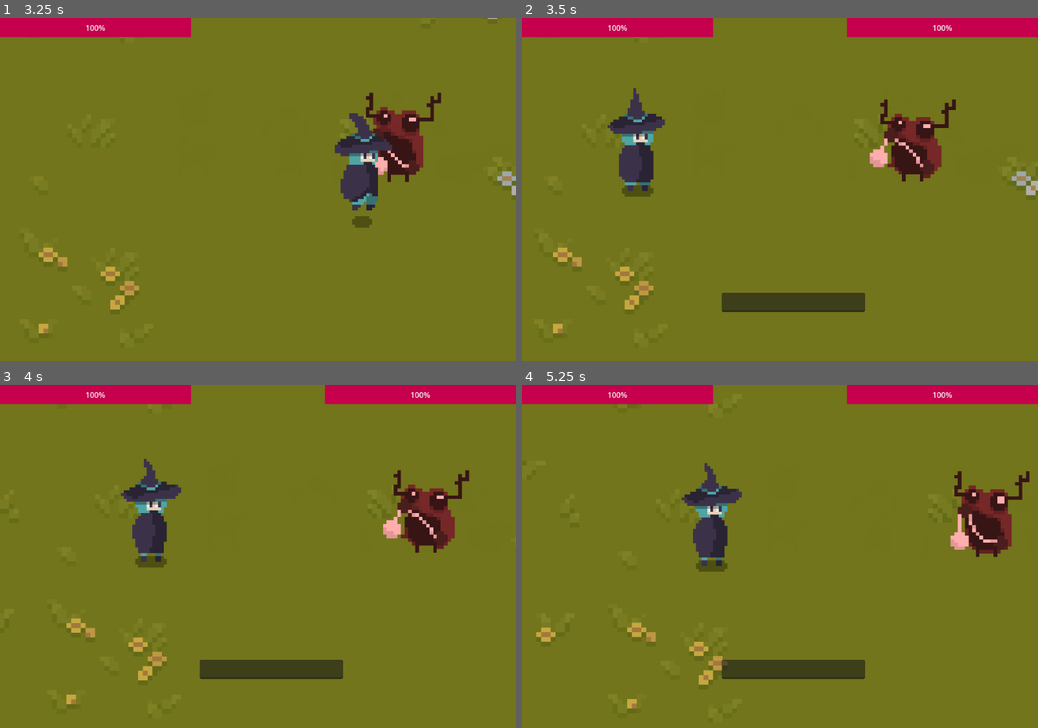
Above: before the commit, frames 1-4 (two rows, left to right).
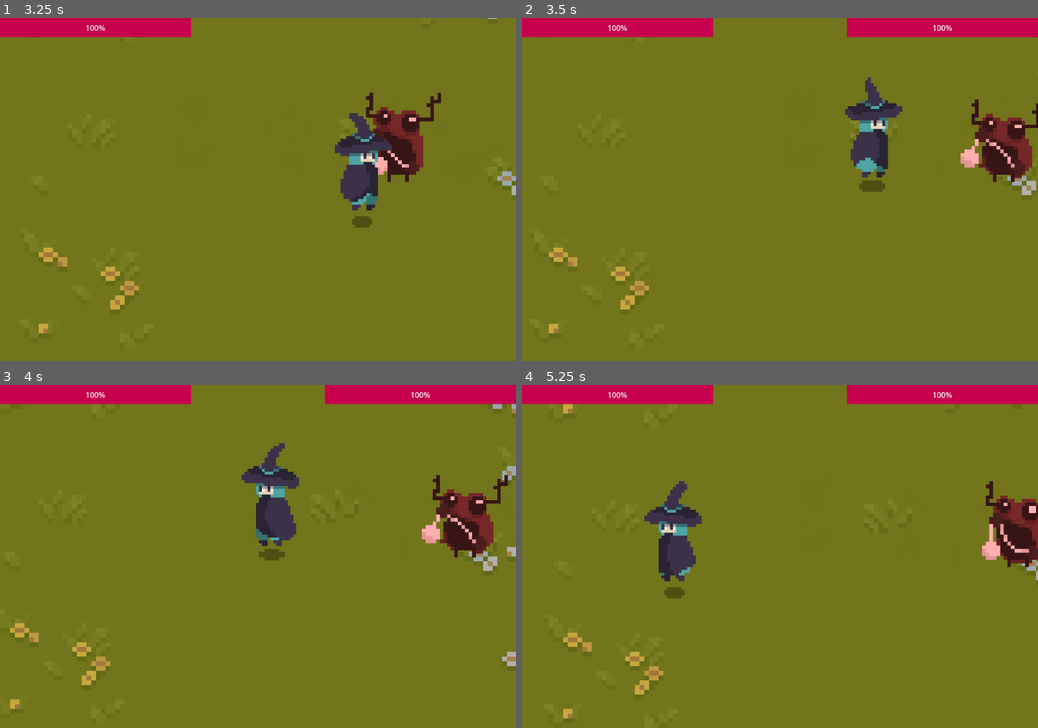
Above: after the commit, the same moments.

Repository: MRluUnity/GodotProject
Game: Godot game, scene res://scenes/main.tscn
The game is run twice, just before and just after one commit, with the same random seed, the same clock (stepped at 60 frames per second) and the same inputs. Before the commit the project starts from res://test/main_test.tscn.
Inputs (mouse positions are in pixels of both pictures, inside the frame that each line leads up to):
- Up to frame 1 (3.25 s): tap Enter (action_accept) at 0.5, 0.6, 1.35, 2.1, 2.85 s; move the mouse to (371, 172) at 0.52 s; hold D (action_right) 0.53-1.28 s; click (371, 172) at 0.67 s; move the mouse to (154, 206) at 1.27 s; hold S (action_down) 1.28-2.03 s; move the mouse to (309, 114) at 2.02 s; hold D (action_right) 2.03-2.78 s; move the mouse to (232, 258) at 2.77 s; hold W (action_up) from 2.78 s (still down); click (232, 258) at 2.92 s
- Up to frame 2 (3.5 s): keep holding W (action_up)
- Up to frame 3 (4 s): move the mouse to (412, 607) at 3.52 s; release W (action_up) at 3.53 s; hold A (action_left) from 3.53 s (still down); tap Enter (action_accept) at 3.6 s
- Up to frame 4 (5.25 s): move the mouse to (625, 505) at 4.27 s; tap Enter (action_accept) at 4.35, 5.1 s; move the mouse to (805, 556) at 5.02 s; release A (action_left) at 5.03 s; hold S (action_down) from 5.03 s (still down); click (805, 556) at 5.17 s

Frame 1 is identical in both runs. In frame 2, 9.3% of the frame differs, in the area x 5-100%, y 17-92%; in frame 3, 9.9%, in the area x 1-100%, y 5-95%; in frame 4, 9.2%.

Commit message:
改动了好多，但是出了点问题，这段时间把它重写一下

Diff:
--- a/project.godot
+++ b/project.godot
@@ -11,7 +11,7 @@
 [application]
 
 config/name="英语小游戏"
-run/main_scene="res://test/main_test.tscn"
+run/main_scene="res://scenes/main.tscn"
 config/features=PackedStringArray("4.1", "Forward Plus")
 config/icon="res://icon.svg"
 
--- a/test/control_test.tscn
+++ b/scenes/gui/edit.tscn
@@ -1,15 +1,15 @@
 [gd_scene load_steps=2 format=3 uid="uid://brm0n0do7bgx0"]
 
-[ext_resource type="Script" path="res://scripts/ui/control_test.gd" id="1_37caw"]
+[ext_resource type="Script" path="res://scripts/ui/edit.gd" id="1_a7p44"]
 
-[node name="Control" type="Control"]
+[node name="Edit" type="Control"]
 layout_mode = 3
 anchors_preset = 15
 anchor_right = 1.0
 anchor_bottom = 1.0
 grow_horizontal = 2
 grow_vertical = 2
-script = ExtResource("1_37caw")
+script = ExtResource("1_a7p44")
 
 [node name="LineEdit" type="LineEdit" parent="."]
 layout_mode = 1
--- a/test/main_test.gd
+++ b/scenes/main.gd
@@ -1,7 +1,7 @@
 extends Node2D
 
 
-@onready var pause_menu = $GUI/InputSettings
+# @onready var pause_menu = $GUI/InputSettings
 
 var game_paused = false
 
@@ -10,8 +10,8 @@
 		game_paused = !game_paused
 		if game_paused:
 			Engine.time_scale = 0
-			pause_menu.visible = true
+			# pause_menu.visible = true
 		else:
 			Engine.time_scale = 1
-			pause_menu.visible = false
+			# pause_menu.visible = false
 		get_tree().root.get_viewport().set_input_as_handled()
--- /dev/null
+++ b/scenes/main.tscn
@@ -0,0 +1,51 @@
+[gd_scene load_steps=8 format=3 uid="uid://bbext4nlbgtpu"]
+
+[ext_resource type="PackedScene" uid="uid://brm0n0do7bgx0" path="res://scenes/gui/edit.tscn" id="1_drten"]
+[ext_resource type="Script" path="res://scenes/main.gd" id="1_kgtl5"]
+[ext_resource type="PackedScene" uid="uid://g3g2f3adhwq4" path="res://scenes/world.tscn" id="1_lataw"]
+[ext_resource type="PackedScene" uid="uid://bov0x7w7w8ghw" path="res://scenes/enemy.tscn" id="2_8uyi8"]
+[ext_resource type="PackedScene" uid="uid://btuybav277gxg" path="res://scenes/gui/player_health_bar.tscn" id="2_eh23b"]
+[ext_resource type="PackedScene" uid="uid://dod37ps8ek8p4" path="res://scenes/player.tscn" id="3_kf6vj"]
+[ext_resource type="PackedScene" uid="uid://bppu8l7vav1ii" path="res://scenes/gui/enemy_health_bar.tscn" id="4_7186c"]
+
+[node name="main" type="Node2D"]
+script = ExtResource("1_kgtl5")
+
+[node name="CanvasManager" type="CanvasLayer" parent="."]
+
+[node name="WorldGUI" type="CanvasLayer" parent="CanvasManager"]
+
+[node name="Enemy_Health_Bar" parent="CanvasManager/WorldGUI" instance=ExtResource("4_7186c")]
+
+[node name="Player_Health_Bar" parent="CanvasManager/WorldGUI" instance=ExtResource("2_eh23b")]
+
+[node name="Edit" parent="CanvasManager/WorldGUI" instance=ExtResource("1_drten")]
+
+[node name="World" parent="." instance=ExtResource("1_lataw")]
+scale = Vector2(10, 10)
+
+[node name="enemy" parent="World" instance=ExtResource("2_8uyi8")]
+position = Vector2(80, 16.8)
+scale = Vector2(0.75, 0.75)
+
+[node name="Player" parent="World" groups=["player"] instance=ExtResource("3_kf6vj")]
+position = Vector2(30, 16)
+scale = Vector2(0.075, 0.075)
+
+[node name="RemoteTransform2D" type="RemoteTransform2D" parent="World/Player"]
+remote_path = NodePath("../../Camera2D")
+
+[node name="Camera2D" type="Camera2D" parent="World"]
+position = Vector2(30, 16)
+scale = Vector2(0.075, 0.075)
+position_smoothing_enabled = true
+position_smoothing_speed = 1.0
+drag_horizontal_enabled = true
+drag_vertical_enabled = true
+
+[connection signal="heal" from="CanvasManager/WorldGUI/Edit" to="World/enemy" method="_on_edit_heal"]
+[connection signal="hit" from="CanvasManager/WorldGUI/Edit" to="World/enemy" method="_on_edit_hit"]
+[connection signal="line_eidt_is_show" from="CanvasManager/WorldGUI/Edit" to="World/Player" method="_on_edit_line_eidt_is_show"]
+[connection signal="dead" from="World/enemy" to="CanvasManager/WorldGUI/Enemy_Health_Bar" method="_on_enemy_dead"]
+[connection signal="enemy_health_bar_switch" from="World/enemy" to="CanvasManager/WorldGUI/Enemy_Health_Bar" method="_on_enemy_enemy_health_bar_switch"]
+[connection signal="player_dialog" from="World/enemy" to="CanvasManager/WorldGUI/Enemy_Health_Bar" method="_on_enemy_player_dialog"]
--- a/scripts/enemy/enemy_test.gd
+++ b/scripts/enemy/enemy_test.gd
@@ -27,22 +27,6 @@
 	else:
 		animation_switch("idle")
 
-func _hit(damage : float):
-	is_hit = true
-	current_health -= damage
-	enemy_health_bar_switch.emit(current_health)
-	if  current_health <= 0:
-		current_health = 0
-		dead.emit()
-		enemy_health_bar_switch.emit(current_health)
-		is_dead = true
-
-func _on_control_heal(heal) -> void:
-	current_health += heal
-	enemy_health_bar_switch.emit(current_health)
-	if  current_health >= health:
-		current_health = health
-
 func animation_switch(_animation : String) -> void:
 	animation.play(_animation)
 
@@ -61,7 +45,8 @@
 	# 当物体进入触发器时触发此函数
 	if body.is_in_group("player") && is_dead == false:
 		player_dialog.emit()
-		position.x = 800
+		position.x = 100
+
 	if body.is_in_group("attack"):
 		print("接收Player攻击")
 
@@ -69,3 +54,20 @@
 	# 当物体离开触发器时触发此函数
 	if body.is_in_group("player"):
 		pass
+
+
+func _on_edit_heal(heal) -> void:
+	current_health += heal
+	enemy_health_bar_switch.emit(current_health)
+	if  current_health >= health:
+		current_health = health
+
+func _on_edit_hit(damage) -> void:
+	is_hit = true
+	current_health -= damage
+	enemy_health_bar_switch.emit(current_health)
+	if  current_health <= 0:
+		current_health = 0
+		dead.emit()
+		enemy_health_bar_switch.emit(current_health)
+		is_dead = true
--- a/scripts/input_setting.gd
+++ b/scripts/input_setting.gd
@@ -1,6 +1,6 @@
 extends Control
 
-@onready var input_button_sence = preload("res://scenes/input_button.tscn")
+@onready var input_button_sence = preload("res://scenes/gui/input_button.tscn")
 @onready var action_list = $PanelContainer/MarginContainer/VBoxContainer/ScrollContainer/ActionList
 
 var is_remapping: bool = true
--- a/scripts/player/player.gd
+++ b/scripts/player/player.gd
@@ -33,7 +33,7 @@
 			animation_switch("idle")
 	else:
 		# 这里的坐标修改只是测试的时候临时调整的，游戏过程中不会如此，到时候使用更高明的方式进行战斗状态的编写
-		position.x = 250
+		position.x = 0
 		if is_attack:
 			animation_switch("attack")
 		else:
@@ -58,8 +58,9 @@
 	elif get_movement_vector_normalized().x < 0:
 		player_sprite.flip_h = true
 
-func _on_control_line_eidt_is_show(is_show) -> void:
-	can_move = !is_show
-
 func _on_control_hit(damage):
 	is_attack = true
+
+
+func _on_edit_line_eidt_is_show(is_show) -> void:
+	can_move = !is_show
--- a/scripts/ui/player_health_bar.gd
+++ b/scripts/ui/player_health_bar.gd
@@ -6,3 +6,7 @@
 
 func _process(delta):
 	pass
+
+
+func _on_edit_heal(damage) -> void:
+	pass # Replace with function body.
--- a/test/main_test.tscn
+++ /dev/null
@@ -1,75 +0,0 @@
-[gd_scene load_steps=9 format=3 uid="uid://bbext4nlbgtpu"]
-
-[ext_resource type="PackedScene" uid="uid://brm0n0do7bgx0" path="res://test/control_test.tscn" id="1_drten"]
-[ext_resource type="Script" path="res://test/main_test.gd" id="1_kgtl5"]
-[ext_resource type="PackedScene" uid="uid://g3g2f3adhwq4" path="res://scenes/world.tscn" id="1_lataw"]
-[ext_resource type="PackedScene" uid="uid://bov0x7w7w8ghw" path="res://test/enemy_test.tscn" id="2_8uyi8"]
-[ext_resource type="PackedScene" uid="uid://btuybav277gxg" path="res://scenes/player_health_bar.tscn" id="2_eh23b"]
-[ext_resource type="PackedScene" uid="uid://dod37ps8ek8p4" path="res://scenes/player.tscn" id="3_kf6vj"]
-[ext_resource type="PackedScene" uid="uid://bppu8l7vav1ii" path="res://scenes/enemy_health_bar.tscn" id="4_7186c"]
-[ext_resource type="PackedScene" uid="uid://bvx4hliys1xkf" path="res://scenes/input_settings.tscn" id="5_hspxl"]
-
-[node name="main" type="Node2D"]
-script = ExtResource("1_kgtl5")
-
-[node name="GUI" type="CanvasLayer" parent="."]
-
-[node name="Control" parent="GUI" instance=ExtResource("1_drten")]
-anchors_preset = 8
-anchor_left = 0.5
-anchor_top = 0.5
-anchor_right = 0.5
-anchor_bottom = 0.5
-offset_left = 28.0
-offset_top = 237.0
-offset_right = 28.0
-offset_bottom = 237.0
-size_flags_vertical = 4
-
-[node name="Enemy_Health_Bar" parent="GUI" instance=ExtResource("4_7186c")]
-anchors_preset = 1
-anchor_left = 1.0
-anchor_bottom = 0.0
-offset_left = -1080.0
-grow_horizontal = 0
-grow_vertical = 1
-
-[node name="Player_Health_Bar" parent="GUI" instance=ExtResource("2_eh23b")]
-anchors_preset = 0
-anchor_right = 0.0
-anchor_bottom = 0.0
-grow_horizontal = 1
-grow_vertical = 1
-
-[node name="InputSettings" parent="GUI" instance=ExtResource("5_hspxl")]
-visible = false
-
-[node name="World" parent="." instance=ExtResource("1_lataw")]
-scale = Vector2(10, 10)
-
-[node name="enemy" parent="." instance=ExtResource("2_8uyi8")]
-position = Vector2(800, 168)
-
-[node name="Player" parent="." groups=["player"] instance=ExtResource("3_kf6vj")]
-position = Vector2(300, 160)
-
-[node name="RemoteTransform2D" type="RemoteTransform2D" parent="Player"]
-remote_path = NodePath("../../Camera2D")
-
-[node name="Camera2D" type="Camera2D" parent="."]
-position = Vector2(300, 160)
-scale = Vector2(0.75, 0.75)
-position_smoothing_enabled = true
-position_smoothing_speed = 1.0
-drag_horizontal_enabled = true
-drag_vertical_enabled = true
-
-[connection signal="heal" from="GUI/Control" to="enemy" method="_on_control_heal"]
-[connection signal="hit" from="GUI/Control" to="enemy" method="_hit"]
-[connection signal="hit" from="GUI/Control" to="Player" method="_on_control_hit"]
-[connection signal="line_eidt_is_show" from="GUI/Control" to="Player" method="_on_control_line_eidt_is_show"]
-[connection signal="dead" from="enemy" to="GUI/Control" method="_on_enemy_dead"]
-[connection signal="dead" from="enemy" to="GUI/Enemy_Health_Bar" method="_on_enemy_dead"]
-[connection signal="enemy_health_bar_switch" from="enemy" to="GUI/Enemy_Health_Bar" method="_on_enemy_enemy_health_bar_switch"]
-[connection signal="player_dialog" from="enemy" to="GUI/Control" method="_on_enemy_player_dialog"]
-[connection signal="player_dialog" from="enemy" to="GUI/Enemy_Health_Bar" method="_on_enemy_player_dialog"]
Renamed: test/enemy_test.tscn -> scenes/enemy.tscn
Renamed: Scenes/enemy_health_bar.tscn -> scenes/gui/enemy_health_bar.tscn
Renamed: scenes/input_button.tscn -> scenes/gui/input_button.tscn
Renamed: scenes/input_settings.tscn -> scenes/gui/input_settings.tscn
Renamed: Scenes/player_health_bar.tscn -> scenes/gui/player_health_bar.tscn
Renamed: scripts/ui/control_test.gd -> scripts/ui/edit.gd
Not shown, removed: test/maiD5C3.tmp
Not shown, removed: test/maiFD1F.tmp
